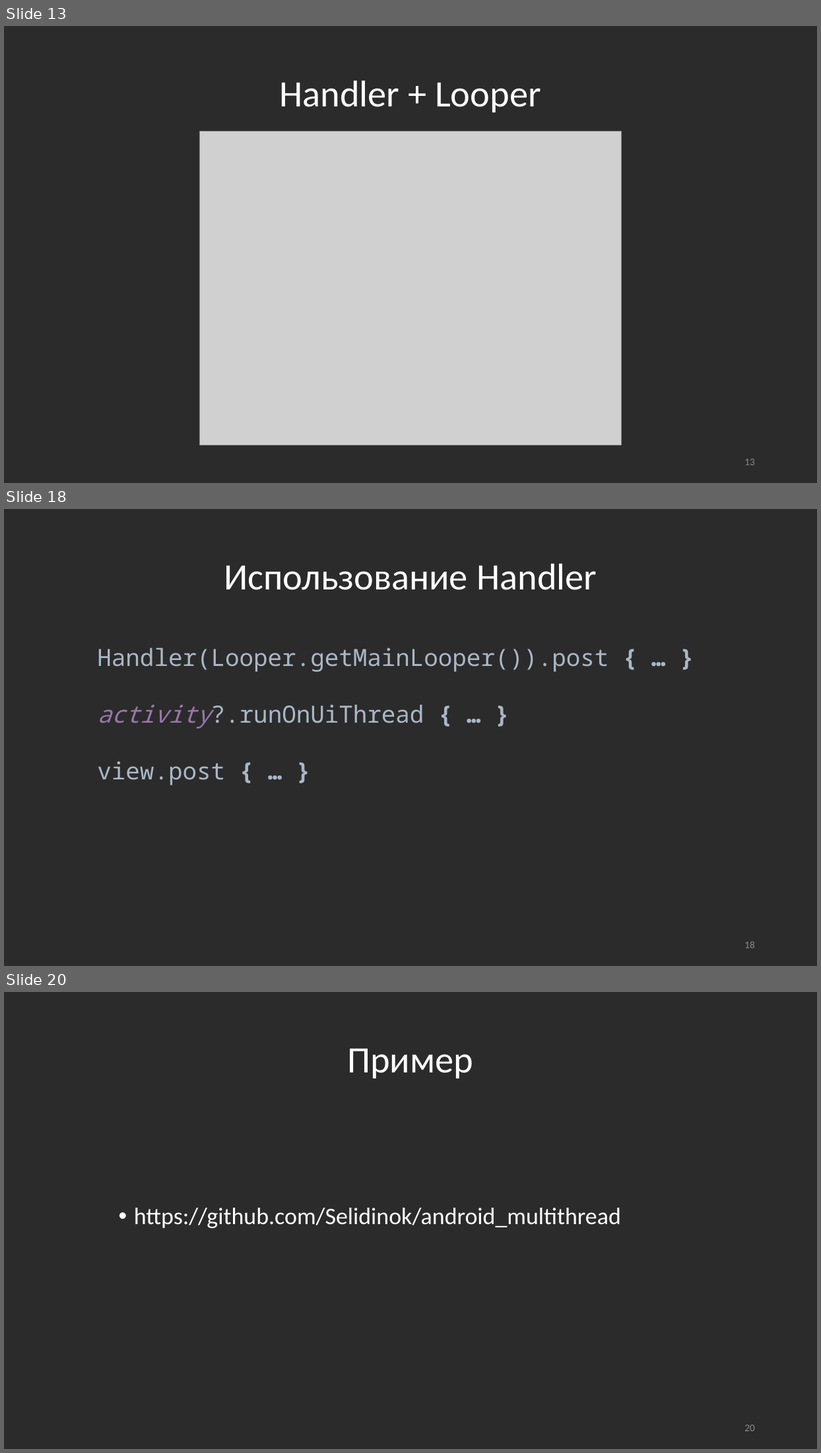
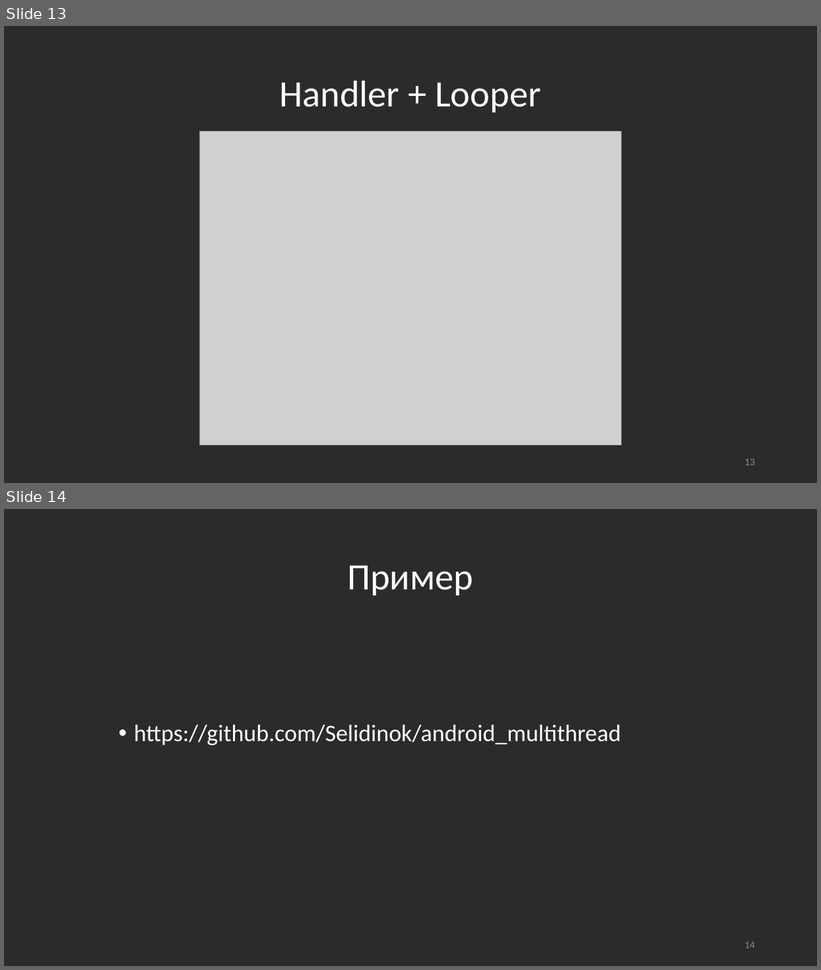
Before and after one commit to Andrey253/Multythread, a slide deck: Многопоточность.pptx. Shown one above the other, each under a label of ours: slides 13, 18 and 20 before the commit, slides 13 and 14 after it; the slides between them are not shown. The pictures are 821x1453 and 821x970 pixels, drawn with LibreOffice and Linux fonts; fonts in the diff are those of the drawing; grey boxes stand for pictures. Boxes give left, top, right and bottom in pixels: in the first picture for what was removed or moved away, otherwise in the second. Text is boxed around its words. In the diff, an @@ line names an element or a change of style, - is before the commit and + after.

```diff
--- a/Многопоточность.pptx
+++ b/Многопоточность.pptx
@@ slide 18 removed at <box>4,509,817,966</box>, background #2B2B2B @@
@@ title removed at <box>224,563,597,590</box> @@
-Использование Handler
@@ text removed at <box>97,648,609,786</box> @@
-Handler(Looper.getMainLooper()).post { … }
-activity?.runOnUiThread { … }
-view.post { … }
@@ page number removed at <box>745,941,755,949</box> @@
-18
@@ what was slide 20 is now slide 14 @@
@@ page number at <box>745,942,755,949</box>: text changed @@
-20
+14
```
Also in this commit, not shown: 3 slides changed, 1 slide added, 5 other slides removed.
